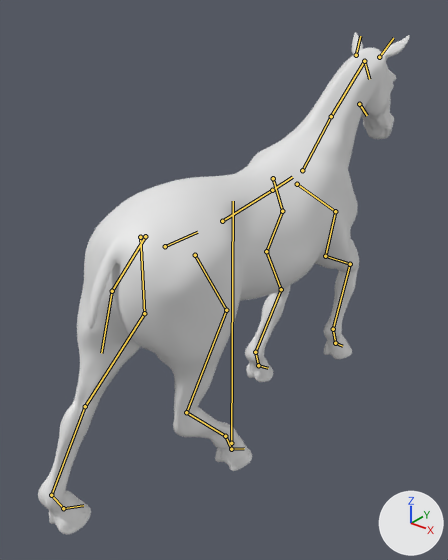
Before and after pictures for a commit that changed the FBX model ArtSource/HorseStudy/Candidate/HeroHorse-WalkStudy.fbx.
Both versions are drawn from a 50 mm camera at (1.72, -2.57, 2.28) aimed at (-0.11, -0.29, 0.87). The axes (+X, +Y, +Z) are drawn at lower right. The lights are the same throughout. The older version comes first. Both versions are drawn at frame 22 of the action 'Scene'; the numbers are the values there. The bones that bend it are drawn over the model as lines.

The first picture shows 'HeroHorseBody'.
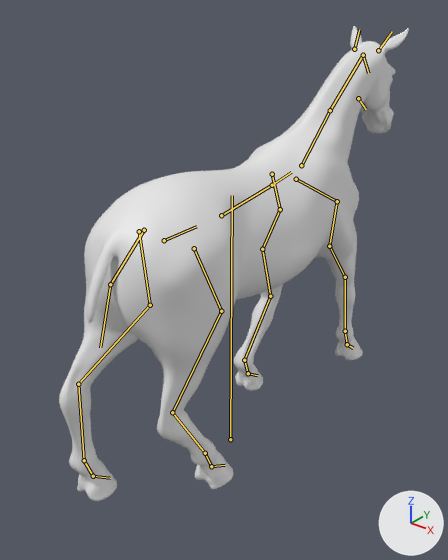
Where the change shows, as pixel boxes (x1, y1, x2, y2) in the pictures (448 x 560 px):
'HeroHorseBody', posed
    before: (38, 32, 410, 535)
    after: (59, 26, 409, 501)
bone 'Root', root to tip
    before: (231, 443) to (233, 201)
    after: (230, 439) to (232, 195)
bone 'NeckLower', root to tip
    before: (302, 170) to (331, 116)
    after: (301, 165) to (330, 110)
bone 'NeckUpper', root to tip
    before: (331, 116) to (364, 61)
    after: (330, 110) to (363, 55)
bone 'ForeShoulder.L', root to tip
    before: (273, 178) to (282, 211)
    after: (272, 174) to (280, 209)
bone 'ForeUpper.L', root to tip
    before: (282, 211) to (266, 251)
    after: (280, 209) to (262, 249)
bone 'Forearm.L', root to tip
    before: (266, 251) to (281, 289)
    after: (262, 249) to (270, 296)
bone 'ForeCannon.L', root to tip
    before: (281, 289) to (255, 352)
    after: (270, 296) to (244, 360)
bone 'ForeShoulder.R', root to tip
    before: (297, 184) to (335, 211)
    after: (296, 179) to (337, 201)
bone 'ForeUpper.R', root to tip
    before: (335, 211) to (325, 256)
    after: (337, 201) to (329, 246)
bone 'Forearm.R', root to tip
    before: (325, 256) to (350, 264)
    after: (329, 246) to (345, 277)
bone 'ForeCannon.R', root to tip
    before: (350, 264) to (333, 329)
    after: (345, 277) to (345, 331)
bone 'ForePastern.R', root to tip
    before: (333, 329) to (335, 343)
    after: (345, 331) to (347, 344)
bone 'HindThigh.L', root to tip
    before: (140, 237) to (144, 313)
    after: (139, 231) to (150, 305)
bone 'HindShin.L', root to tip
    before: (144, 313) to (85, 406)
    after: (150, 305) to (78, 384)
bone 'HindCannon.L', root to tip
    before: (85, 406) to (51, 495)
    after: (78, 384) to (84, 460)
bone 'HindPastern.L', root to tip
    before: (51, 495) to (63, 508)
    after: (84, 460) to (93, 476)
bone 'HindHoof.L', root to tip
    before: (63, 508) to (83, 505)
    after: (93, 476) to (110, 478)
bone 'HindThigh.R', root to tip
    before: (195, 255) to (226, 310)
    after: (194, 248) to (221, 311)
bone 'HindShin.R', root to tip
    before: (226, 310) to (186, 412)
    after: (221, 311) to (172, 412)
bone 'HindCannon.R', root to tip
    before: (186, 412) to (225, 436)
    after: (172, 412) to (205, 453)
bone 'HindPastern.R', root to tip
    before: (225, 436) to (231, 449)
    after: (205, 453) to (211, 466)

What changed in the scene script:
```text
Change bone_root:
    where bone_root = bpy.data.objects['HeroHorseRig'].pose.bones['Root']
    bone_root.location: (0.0, -0.12, 0.0) -> (0.0, -0.094, -0.006)
Change bone_necklower:
    where bone_necklower = bpy.data.objects['HeroHorseRig'].pose.bones['NeckLower']  # child of 'Chest'
    bone_necklower.rotation_quaternion: (1.0, 0.0, 0.0, -0.005) -> (1.0, 0.0, 0.0, 0.005)  # degrees (0, 0, -1) -> degrees (0, 0, 1)
Change bone_neckupper:
    where bone_neckupper = bpy.data.objects['HeroHorseRig'].pose.bones['NeckUpper']  # child of 'NeckLower'
    bone_neckupper.rotation_quaternion: (1.0, 0.0, 0.0, 0.005) -> (1.0, 0.0, 0.0, -0.001)  # degrees (0, 0, 1) -> degrees (0, 0, 0)
Change bone_foreshoulder_l:
    where bone_foreshoulder_l = bpy.data.objects['HeroHorseRig'].pose.bones['ForeShoulder.L']  # child of 'Chest'
    bone_foreshoulder_l.rotation_quaternion: (1.0, 0.0, 0.007, -0.028) -> (0.998, 0.0, 0.014, -0.058)  # degrees (0, 1, -3) -> degrees (0, 2, -7)
Change bone_foreupper_l:
    where bone_foreupper_l = bpy.data.objects['HeroHorseRig'].pose.bones['ForeUpper.L']  # child of 'ForeShoulder.L'
    bone_foreupper_l.rotation_quaternion: (1.0, 0.0, 0.0, -0.013) -> (1.0, 0.0, 0.0, -0.027)  # degrees (0, 0, -1) -> degrees (0, 0, -3)
Change bone_forearm_l:
    where bone_forearm_l = bpy.data.objects['HeroHorseRig'].pose.bones['Forearm.L']  # child of 'ForeUpper.L'
    bone_forearm_l.rotation_quaternion: (0.972, 0.0, 0.0, 0.236) -> (0.985, 0.003, 0.0, 0.173)  # degrees (0, 0, 27) -> degrees (0, 0, 20)
Change bone_forecannon_l:
    where bone_forecannon_l = bpy.data.objects['HeroHorseRig'].pose.bones['ForeCannon.L']  # child of 'Forearm.L'
    bone_forecannon_l.rotation_quaternion: (0.894, 0.0, 0.0, -0.448) -> (0.935, 0.0, -0.002, -0.355)  # degrees (0, 0, -53) -> degrees (0, 0, -42)
Change bone_foreshoulder_r:
    where bone_foreshoulder_r = bpy.data.objects['HeroHorseRig'].pose.bones['ForeShoulder.R']  # child of 'Chest'
    bone_foreshoulder_r.rotation_quaternion: (0.997, 0.0, 0.018, 0.073) -> (0.993, 0.0, 0.028, 0.117)  # degrees (0, 2, 8) -> degrees (0, 3, 13)
Change bone_foreupper_r:
    where bone_foreupper_r = bpy.data.objects['HeroHorseRig'].pose.bones['ForeUpper.R']  # child of 'ForeShoulder.R'
    bone_foreupper_r.rotation_quaternion: (0.999, 0.0, 0.0, 0.034) -> (0.998, 0.0, 0.0, 0.055)  # degrees (0, 0, 4) -> degrees (0, 0, 6)
Change bone_forearm_r:
    where bone_forearm_r = bpy.data.objects['HeroHorseRig'].pose.bones['Forearm.R']  # child of 'ForeUpper.R'
    bone_forearm_r.rotation_quaternion: (0.926, 0.0, 0.0, 0.377) -> (0.994, 0.002, 0.0, 0.108)  # degrees (0, 0, 44) -> degrees (0, 0, 12)
Change bone_forecannon_r:
    where bone_forecannon_r = bpy.data.objects['HeroHorseRig'].pose.bones['ForeCannon.R']  # child of 'Forearm.R'
    bone_forecannon_r.rotation_quaternion: (0.82, 0.0, 0.0, -0.573) -> (0.99, 0.001, -0.001, -0.138)  # degrees (0, 0, -70) -> degrees (0, 0, -16)
Change bone_forepastern_r:
    where bone_forepastern_r = bpy.data.objects['HeroHorseRig'].pose.bones['ForePastern.R']  # child of 'ForeCannon.R'
    bone_forepastern_r.rotation_quaternion: (0.994, 0.0, 0.002, 0.114) -> (0.989, -0.003, -0.001, -0.151)  # degrees (0, 0, 13) -> degrees (0, 0, -17)
Change bone_hindthigh_l:
    where bone_hindthigh_l = bpy.data.objects['HeroHorseRig'].pose.bones['HindThigh.L']  # child of 'Pelvis'
    bone_hindthigh_l.rotation_quaternion: (0.987, 0.0, 0.004, -0.163) -> (0.994, 0.0, 0.003, -0.108)  # degrees (0, 0, -19) -> degrees (0, 0, -12)
Change bone_hindshin_l:
    where bone_hindshin_l = bpy.data.objects['HeroHorseRig'].pose.bones['HindShin.L']  # child of 'HindThigh.L'
    bone_hindshin_l.rotation_quaternion: (0.999, 0.001, -0.001, 0.05) -> (0.992, 0.0, -0.005, -0.127)  # degrees (0, 0, 6) -> degrees (0, -1, -15)
Change bone_hindcannon_l:
    where bone_hindcannon_l = bpy.data.objects['HeroHorseRig'].pose.bones['HindCannon.L']  # child of 'HindShin.L'
    bone_hindcannon_l.rotation_quaternion: (0.967, -0.003, 0.001, -0.256) -> (0.991, -0.001, 0.002, 0.131)  # degrees (0, 0, -30) -> degrees (0, 0, 15)
Change bone_hindpastern_l:
    where bone_hindpastern_l = bpy.data.objects['HeroHorseRig'].pose.bones['HindPastern.L']  # child of 'HindCannon.L'
    bone_hindpastern_l.rotation_quaternion: (0.932, 0.003, 0.002, 0.363) -> (0.998, 0.001, 0.0, 0.07)  # degrees (0, 0, 43) -> degrees (0, 0, 8)
Change bone_hindhoof_l:
    where bone_hindhoof_l = bpy.data.objects['HeroHorseRig'].pose.bones['HindHoof.L']  # child of 'HindPastern.L'
    bone_hindhoof_l.rotation_quaternion: (1.0, 0.0, 0.0, 0.0) -> (0.999, 0.0, 0.0, -0.043)  # degrees (0, 0, 0) -> degrees (0, 0, -5)
Change bone_hindthigh_r:
    where bone_hindthigh_r = bpy.data.objects['HeroHorseRig'].pose.bones['HindThigh.R']  # child of 'Pelvis'
    bone_hindthigh_r.rotation_quaternion: (0.995, 0.0, 0.002, 0.096) -> (0.999, 0.0, 0.001, 0.044)  # degrees (0, 0, 11) -> degrees (0, 0, 5)
Change bone_hindshin_r:
    where bone_hindshin_r = bpy.data.objects['HeroHorseRig'].pose.bones['HindShin.R']  # child of 'HindThigh.R'
    bone_hindshin_r.rotation_quaternion: (0.997, -0.001, -0.001, -0.074) -> (0.996, -0.004, -0.004, -0.09)  # degrees (0, 0, -9) -> degrees (0, 0, -10)
Change bone_hindcannon_r:
    where bone_hindcannon_r = bpy.data.objects['HeroHorseRig'].pose.bones['HindCannon.R']  # child of 'HindShin.R'
    bone_hindcannon_r.rotation_quaternion: (0.967, 0.002, -0.001, 0.257) -> (0.976, 0.003, 0.0, 0.218)  # degrees (0, 0, 30) -> degrees (0, 0, 25)
Change bone_hindpastern_r:
    where bone_hindpastern_r = bpy.data.objects['HeroHorseRig'].pose.bones['HindPastern.R']  # child of 'HindCannon.R'
    bone_hindpastern_r.rotation_quaternion: (0.961, -0.001, 0.002, -0.277) -> (0.985, -0.003, 0.002, -0.172)  # degrees (0, 0, -32) -> degrees (0, 0, -20)
```
